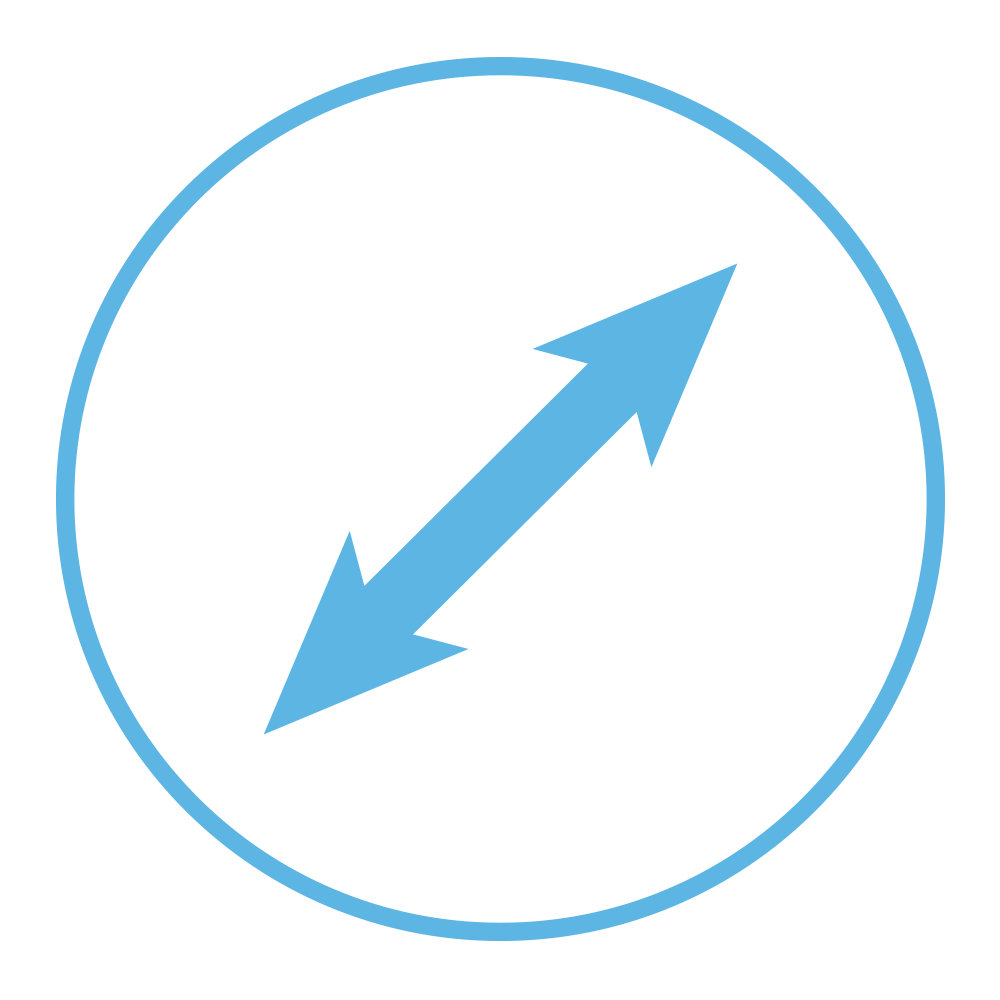
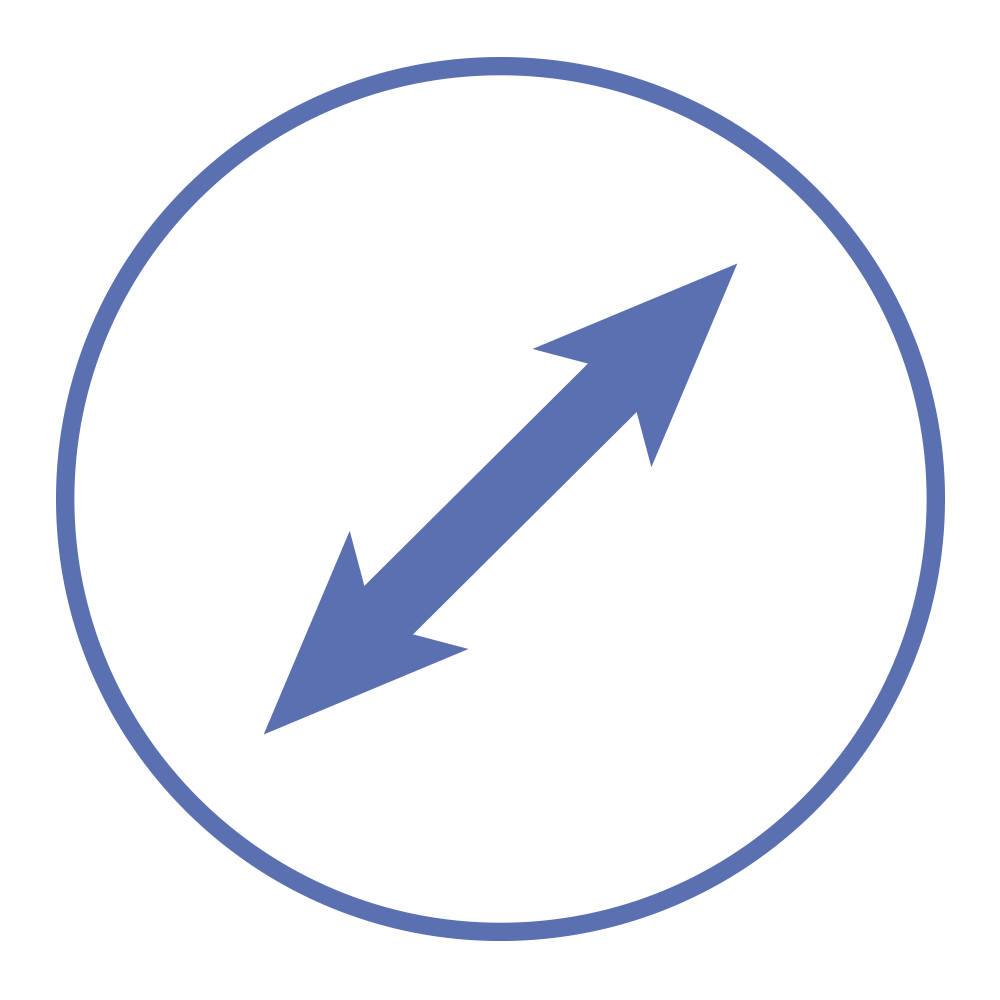
The second 1000px x 1000px image is a revision of the first. Changes to its layers:
pixels changed over [56, 57, 945, 941] (layer not identified)
